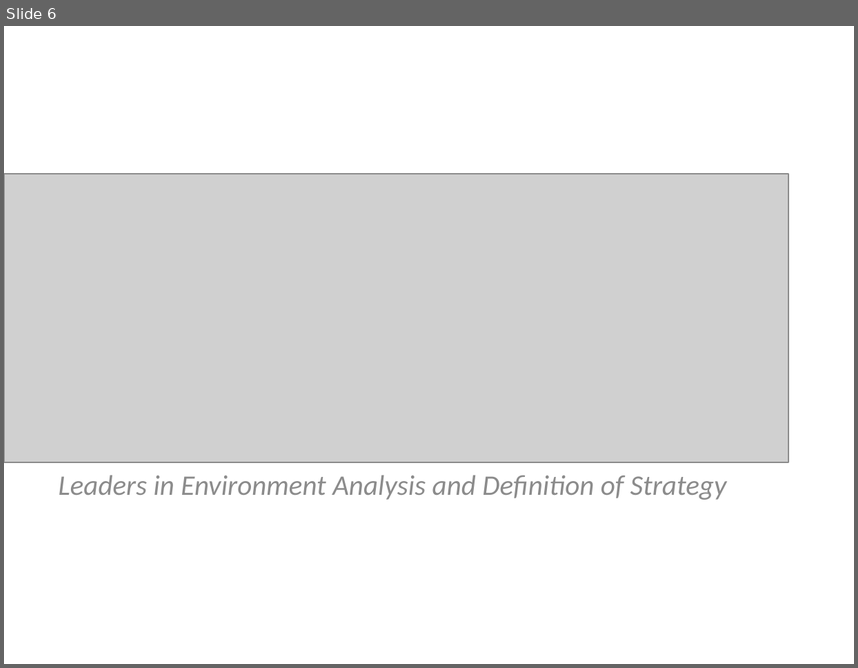
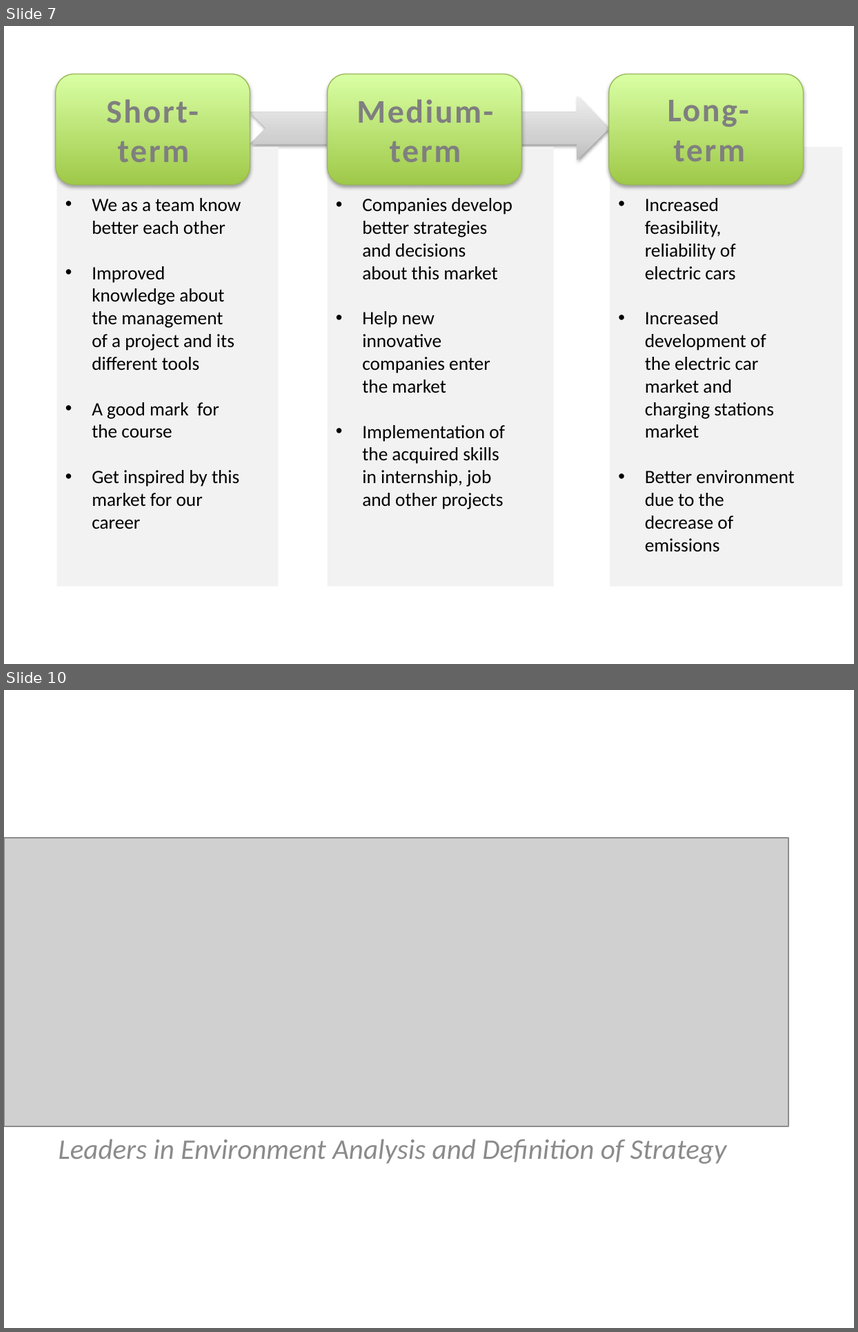
Before and after one commit to VincentHenric/GMS_group5, a slide deck: Group presentation LEADS.pptx. Shown one above the other, each under a label of ours: slide 6 before the commit, slides 7 and 10 after it; the slides between them are not shown. The pictures are 858x668 and 858x1332 pixels, drawn with LibreOffice and Linux fonts; fonts in the diff are those of the drawing; grey boxes stand for pictures; background and template pictures are left out. Boxes give left, top, right and bottom in pixels: in the first picture for what was removed or moved away, otherwise in the second. Text is boxed around its words. In the diff, an @@ line names an element or a change of style, - is before the commit and + after.

```diff
--- a/Group presentation LEADS.pptx
+++ b/Group presentation LEADS.pptx
@@ slide 7 added at [4, 26, 854, 664], background #FFFFFF @@
@@ rounded rectangle added at [56, 74, 250, 184], fill gradient #A0CA4A to #DAFFA5, outline #98B955 0.75 pt @@
@@ rounded rectangle added at [327, 74, 522, 184], fill gradient #A0CA4A to #DAFFA5, outline #98B955 0.75 pt @@
@@ rounded rectangle added at [609, 74, 804, 184], fill gradient #A0CA4A to #DAFFA5, outline #98B955 0.75 pt @@
@@ text added at [106, 99, 199, 162], 28 pt, text #7F7F7F, bold @@
+Short-term
@@ notched right arrow added at [250, 96, 608, 159], fill gradient #BDBDBD to #D1D1D1 to #EEEEEE @@
@@ text added at [357, 99, 493, 162], 28 pt, text #7F7F7F, bold @@
+Medium-
+term
@@ text added at [668, 100, 749, 161], 28 pt, text #7F7F7F, bold @@
+Long-term
@@ rectangle added at [56, 147, 278, 586], fill #F2F2F2 @@
@@ rectangle added at [327, 147, 553, 586], fill #F2F2F2 @@
@@ rectangle added at [610, 147, 842, 586], fill #F2F2F2 @@
@@ text added at [92, 198, 241, 529], 16 pt, text #000000 @@
+• We as a team know better each other
+• Improved knowledge about the management of a project and its different tools
+• A good mark for the course
+• Get inspired by this market for our career
@@ text added at [362, 198, 512, 509], 16 pt, text #000000 @@
+• Companies develop better strategies and decisions about this market
+• Help new innovative companies enter the market
+• Implementation of the acquired skills in internship, job and other projects
@@ text added at [645, 198, 794, 552], 16 pt, text #000000 @@
+• Increased feasibility, reliability of electric cars
+• Increased development of the electric car market and charging stations market
+• Better environment due to the decrease of emissions
@@ what was slide 6 is now slide 10 @@
```
Also in this commit, not shown: 6 other slides added, 3 slides removed, 1 other file.
